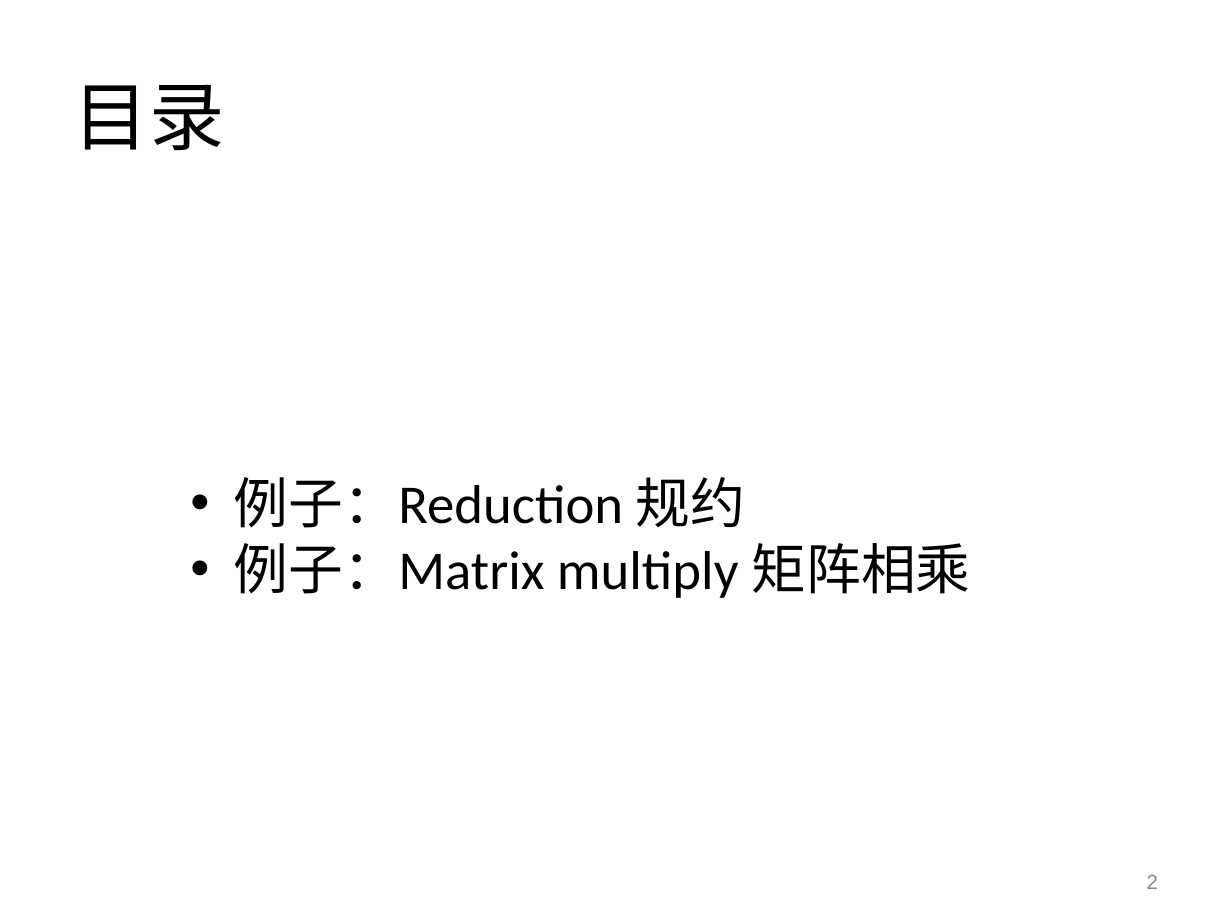
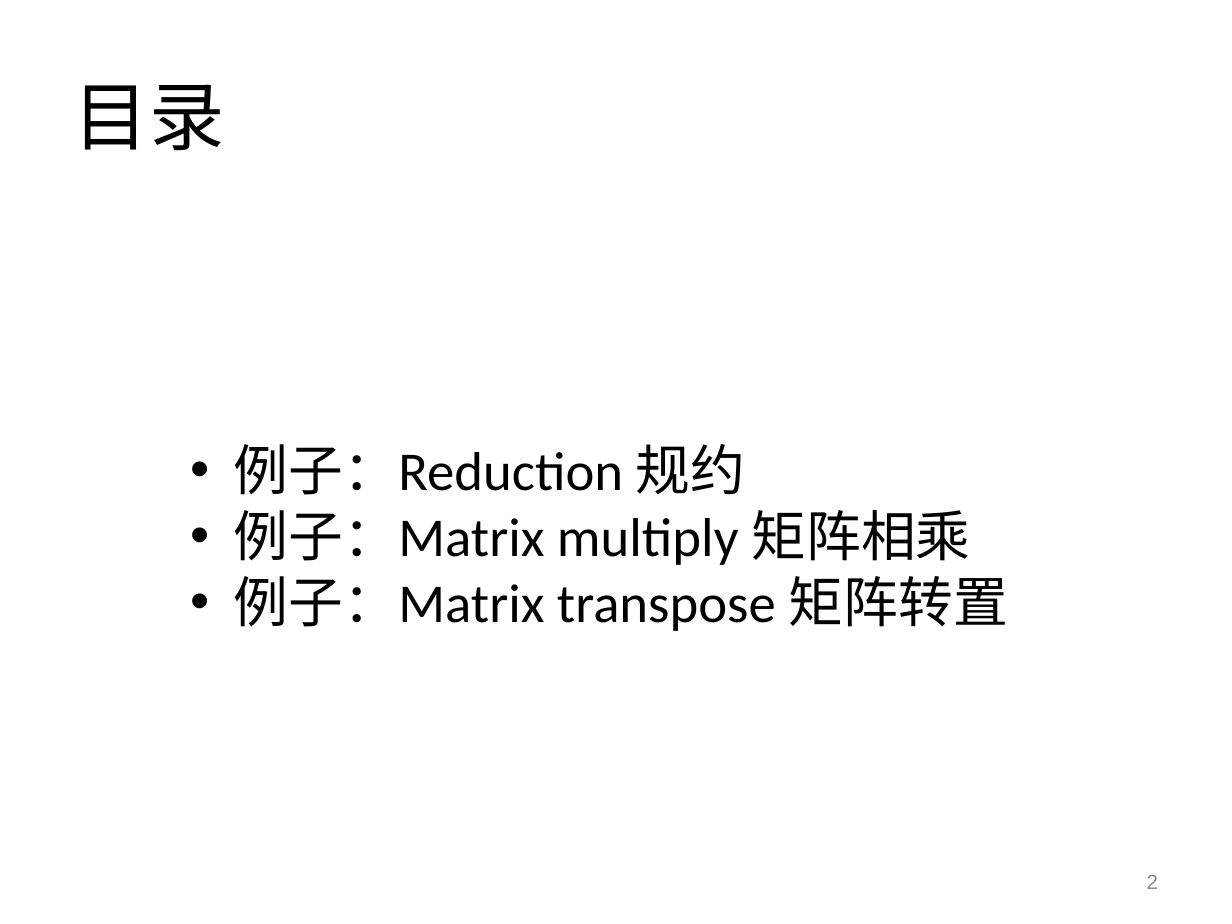
Before and after one commit to soulsheng/CUDA-Practice, a slide deck: slide 2 of doc/CUDA编程实训_day1_pm(20141219Liu).pptx. Drawn at 1232x924 pixels with LibreOffice and Linux fonts; fonts in the diff are those of the drawing. Boxes give left, top, right and bottom in pixels: in the first picture for what was removed or moved away, otherwise in the second. Text is boxed around its words. In the diff, an @@ line names an element or a change of style, - is before the commit and + after.

```diff
--- a/doc/CUDA编程实训_day1_pm(20141219Liu).pptx
+++ b/doc/CUDA编程实训_day1_pm(20141219Liu).pptx
@@ text at bbox=[234, 576, 1008, 631]: paragraph added @@
+• 例子：Matrix transpose 矩阵转置
```
Also in this commit, not shown: 1 other slide changed, 6 slides added.
